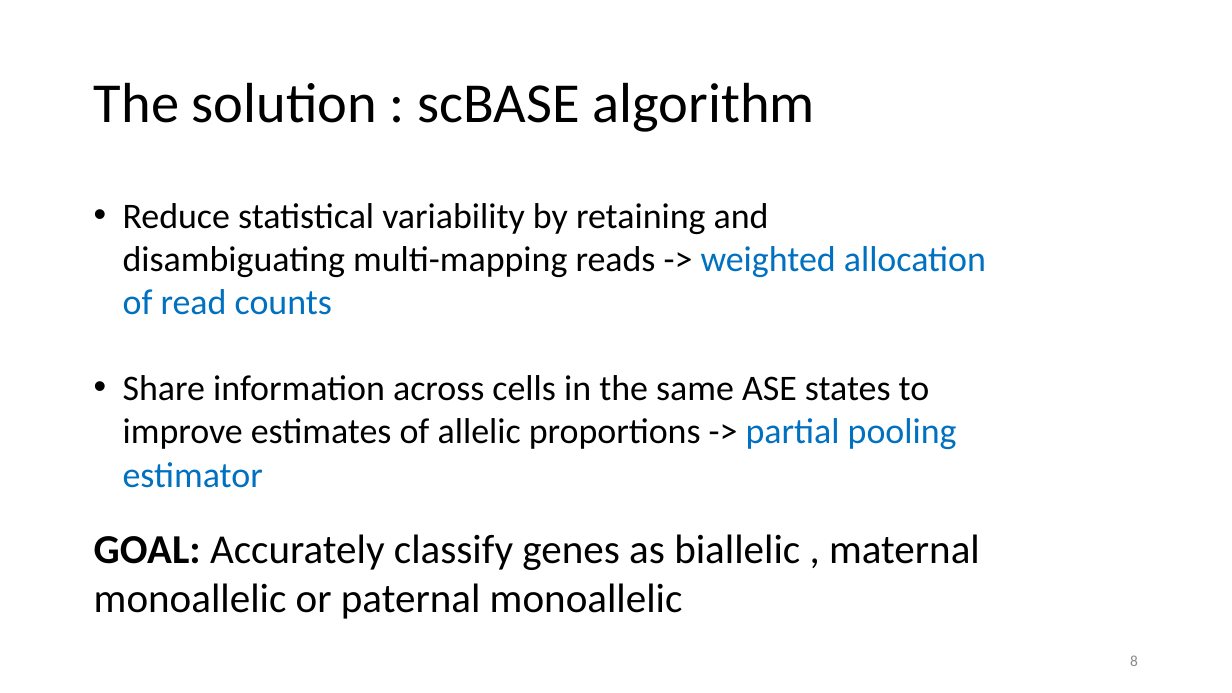
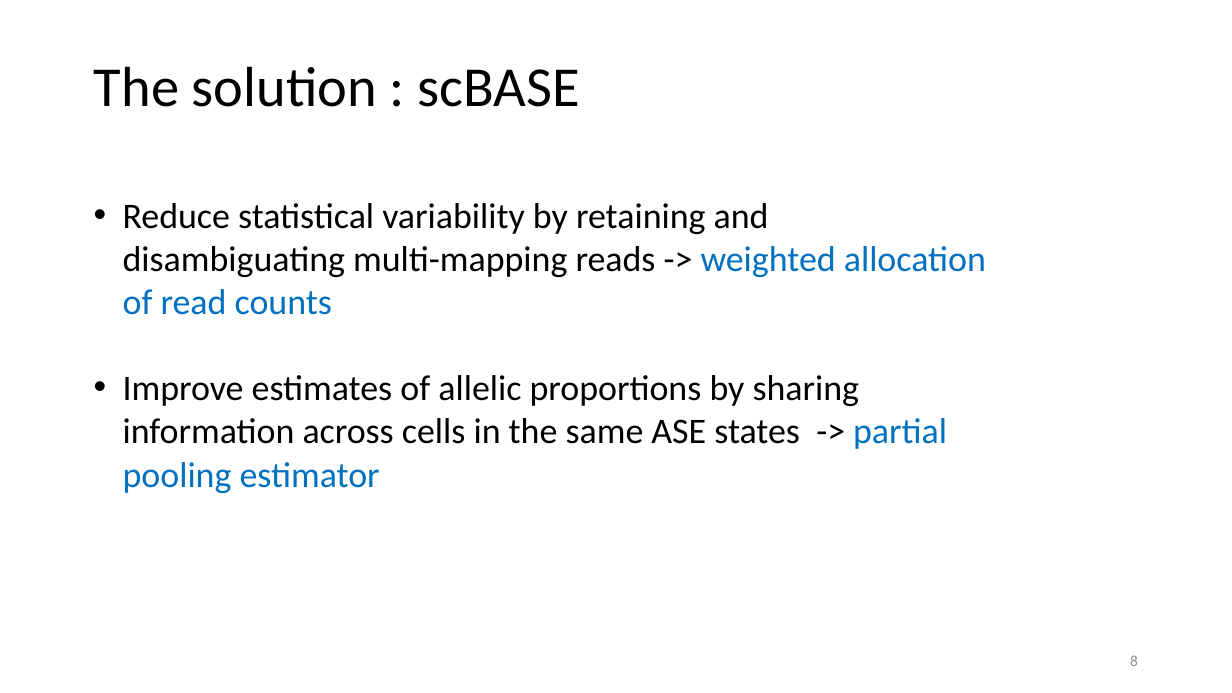
Before and after one commit to SmaragdaDimitrakopoulou/Paper-Presentation, a slide deck: slide 8 of presentation.pptx. Drawn at 1232x693 pixels with LibreOffice and Linux fonts; fonts in the diff are those of the drawing. Boxes give left, top, right and bottom in pixels: in the first picture for what was removed or moved away, otherwise in the second. Text is boxed around its words. In the diff, an @@ line names an element or a change of style, - is before the commit and + after.

Commit message:
add ppt

```diff
--- a/presentation.pptx
+++ b/presentation.pptx
@@ title at box(94, 66, 580, 107): text changed @@
-The solution : scBASE algorithm
+The solution : scBASE
@@ text at box(123, 375, 947, 493): text changed @@
-• Share information across cells in the same ASE states to improve estimates of allelic proportions -> partial pooling estimator
-GOAL: Accurately classify genes as biallelic , maternal monoallelic or paternal monoallelic
+• Improve estimates of allelic proportions by sharing information across cells in the same ASE states -> partial pooling estimator
```
Also in this commit, not shown: 6 other slides changed, 1 slide added.
